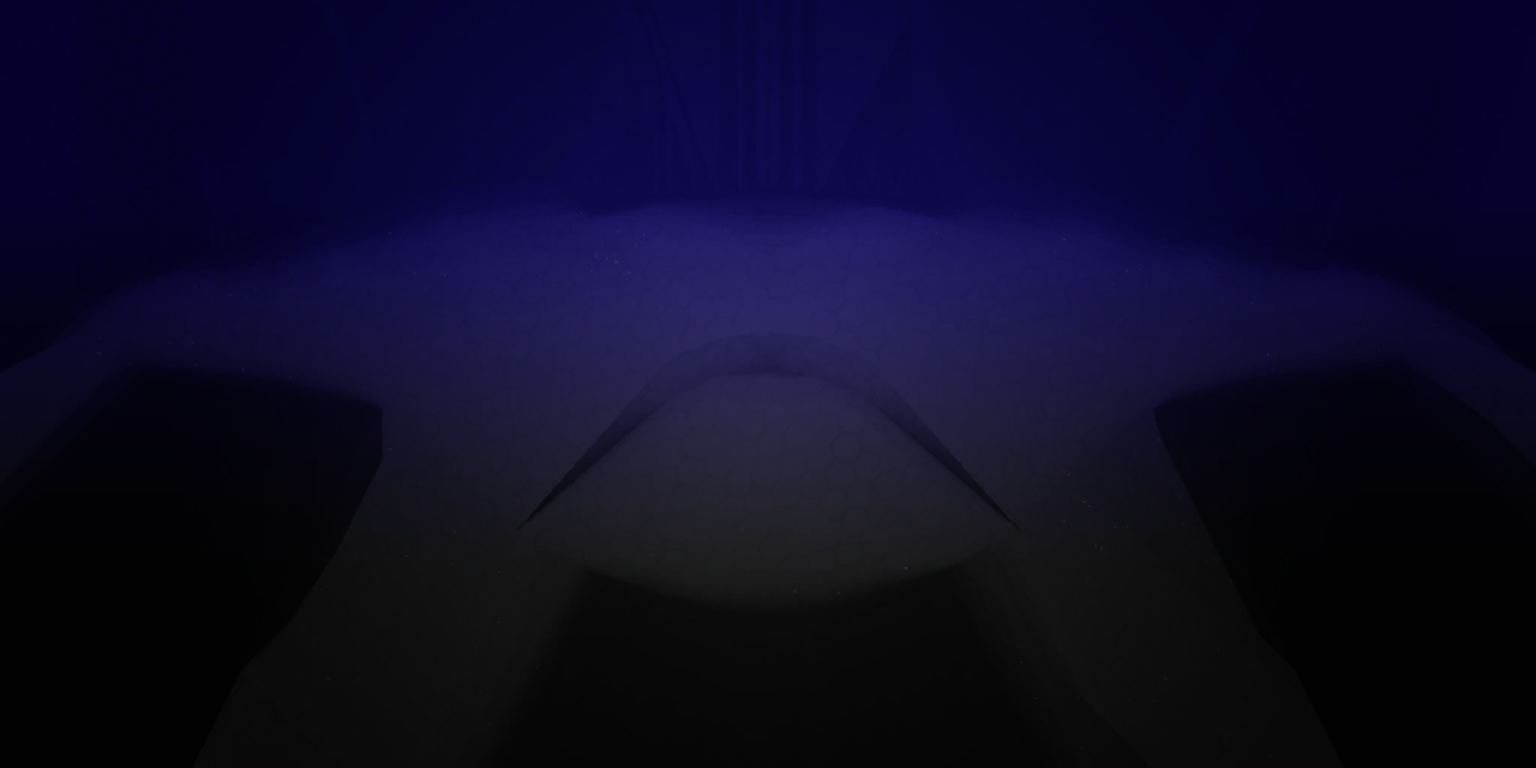
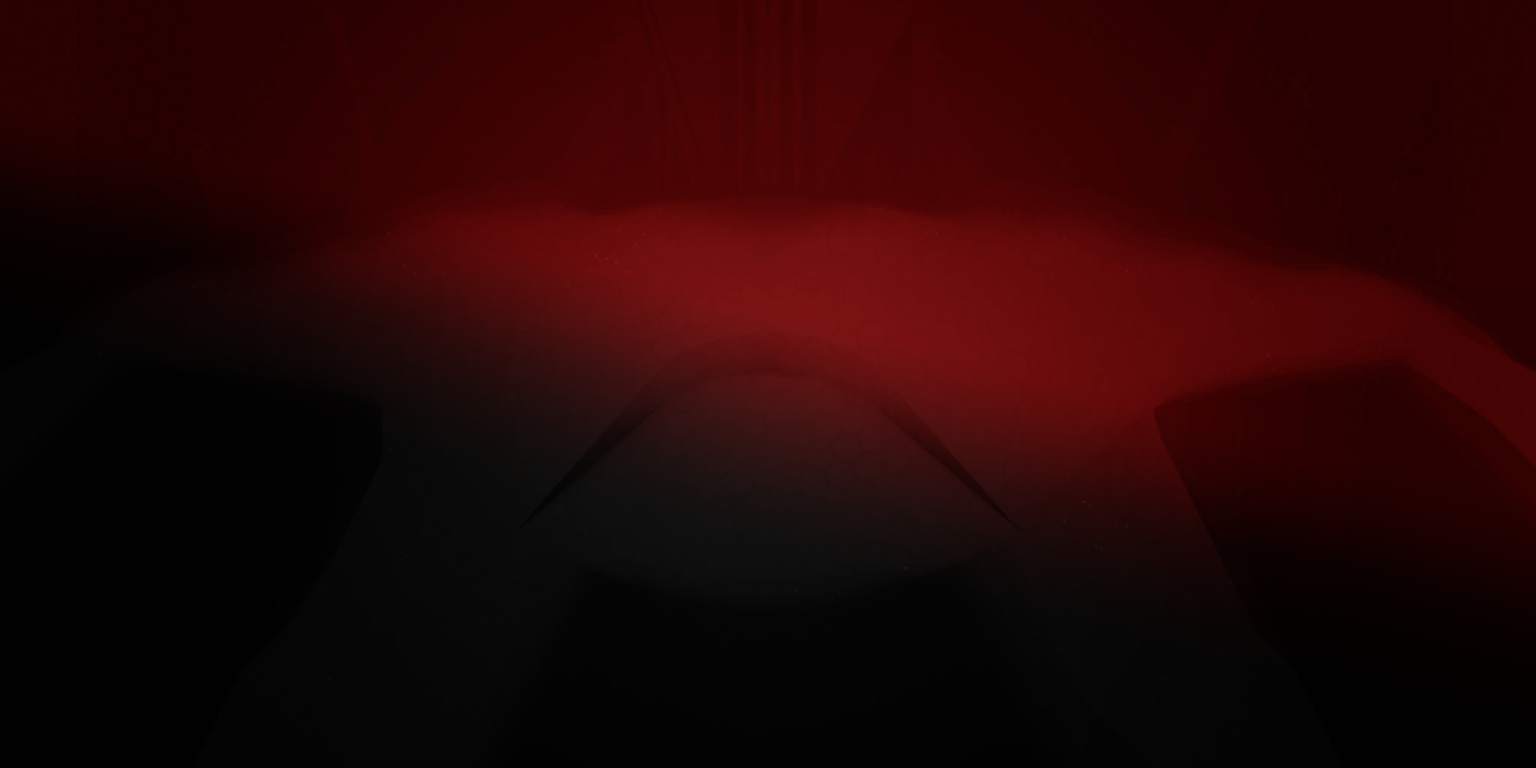
The second 1536px x 768px image is a revision of the first. Changes to its layers:
pixels changed over [0,0,1536,768] (layer not identified)
